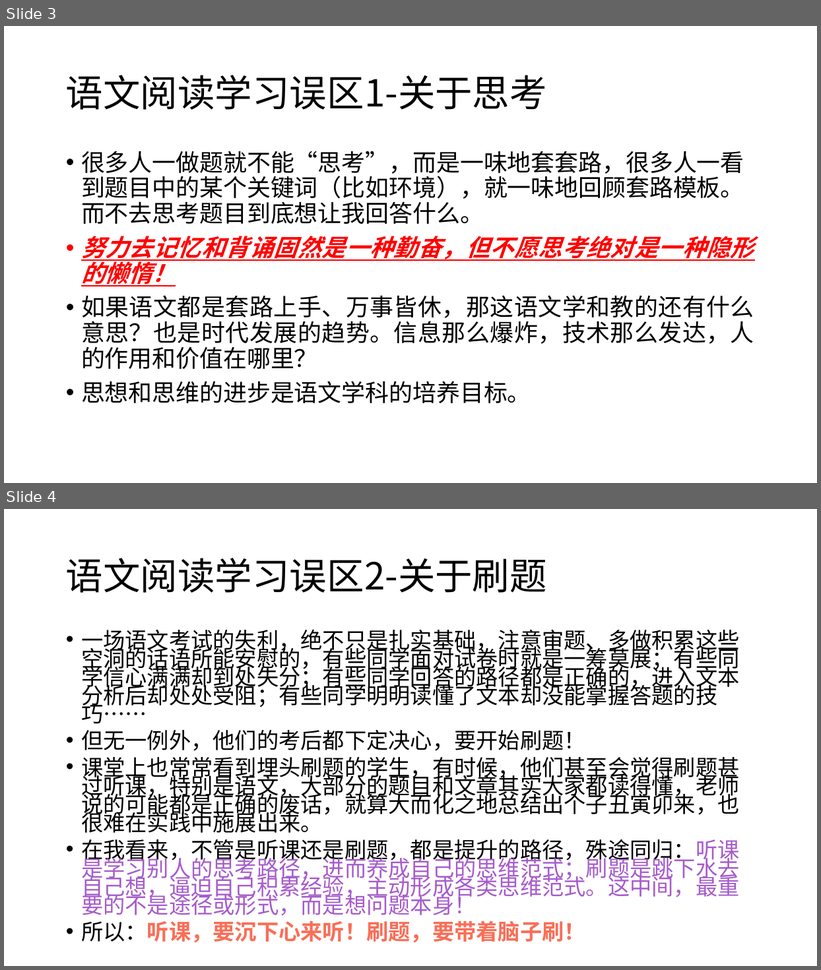
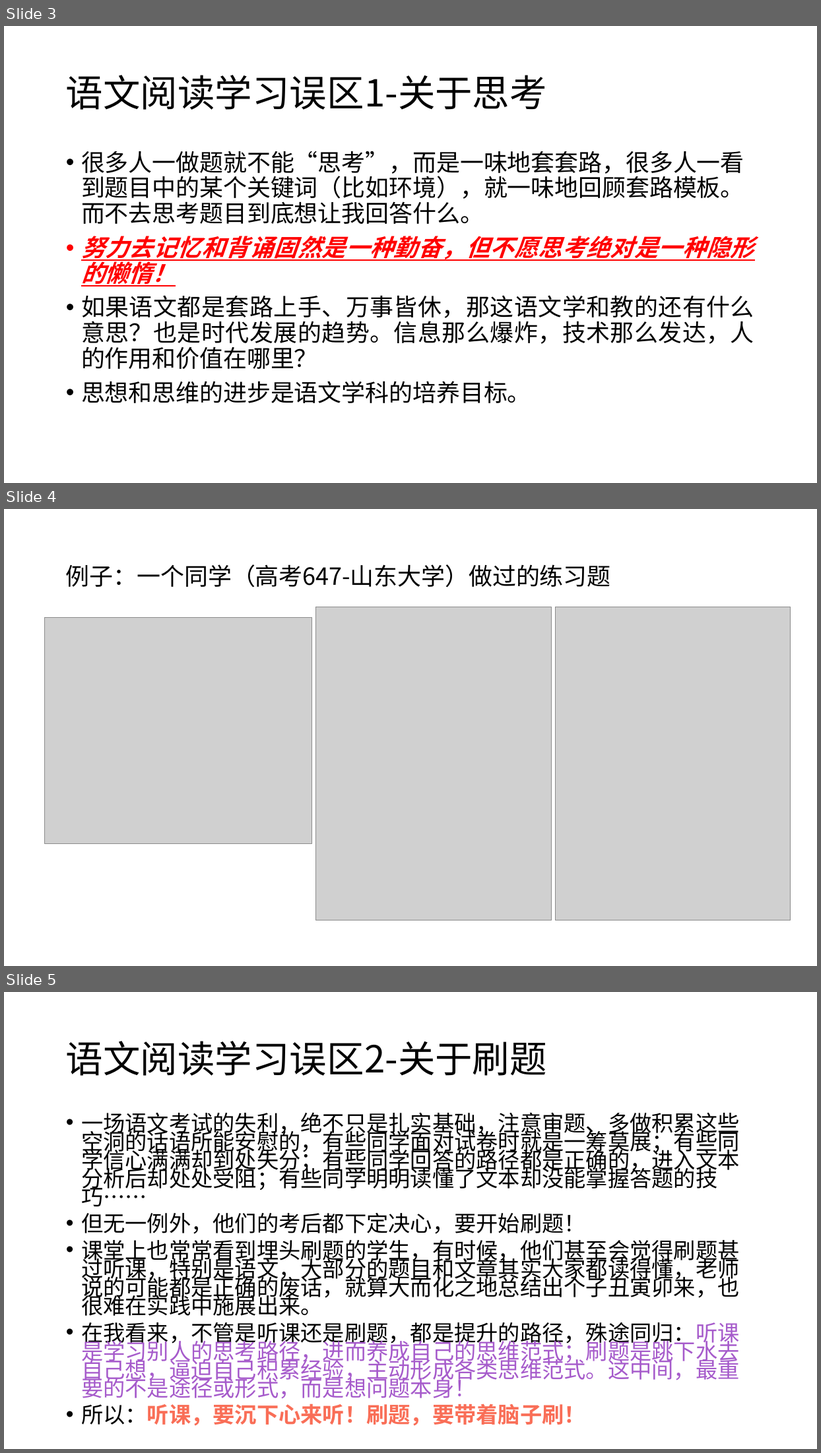
Before and after one commit to GY-feng/Notes, a slide deck: 备课-语文/PPT/前言+字形字音+阅读.pptx. Shown one above the other, each under a label of ours: slides 3 and 4 before the commit, slides 3, 4 and 5 after it. The pictures are 821x970 and 821x1453 pixels, drawn with LibreOffice and Linux fonts; fonts in the diff are those of the drawing; grey boxes stand for pictures. Boxes give left, top, right and bottom in pixels: in the first picture for what was removed or moved away, otherwise in the second. Text is boxed around its words. In the diff, an @@ line names an element or a change of style, - is before the commit and + after.

```diff
--- a/备课-语文/PPT/前言+字形字音+阅读.pptx
+++ b/备课-语文/PPT/前言+字形字音+阅读.pptx
@@ slide 4 added at (x1=4, y1=509, x2=817, y2=966), background #FFFFFF @@
@@ title added at (x1=66, y1=564, x2=611, y2=588), 28 pt, text #000000 @@
+例子：一个同学（高考647-山东大学）做过的练习题
@@ picture added at (x1=316, y1=607, x2=552, y2=920) @@
@@ picture added at (x1=556, y1=607, x2=791, y2=920) @@
@@ picture added at (x1=45, y1=618, x2=312, y2=844) @@
@@ what was slide 4 is now slide 5 @@
```
Also in this commit, not shown: 1 slide changed, 12 other files.
